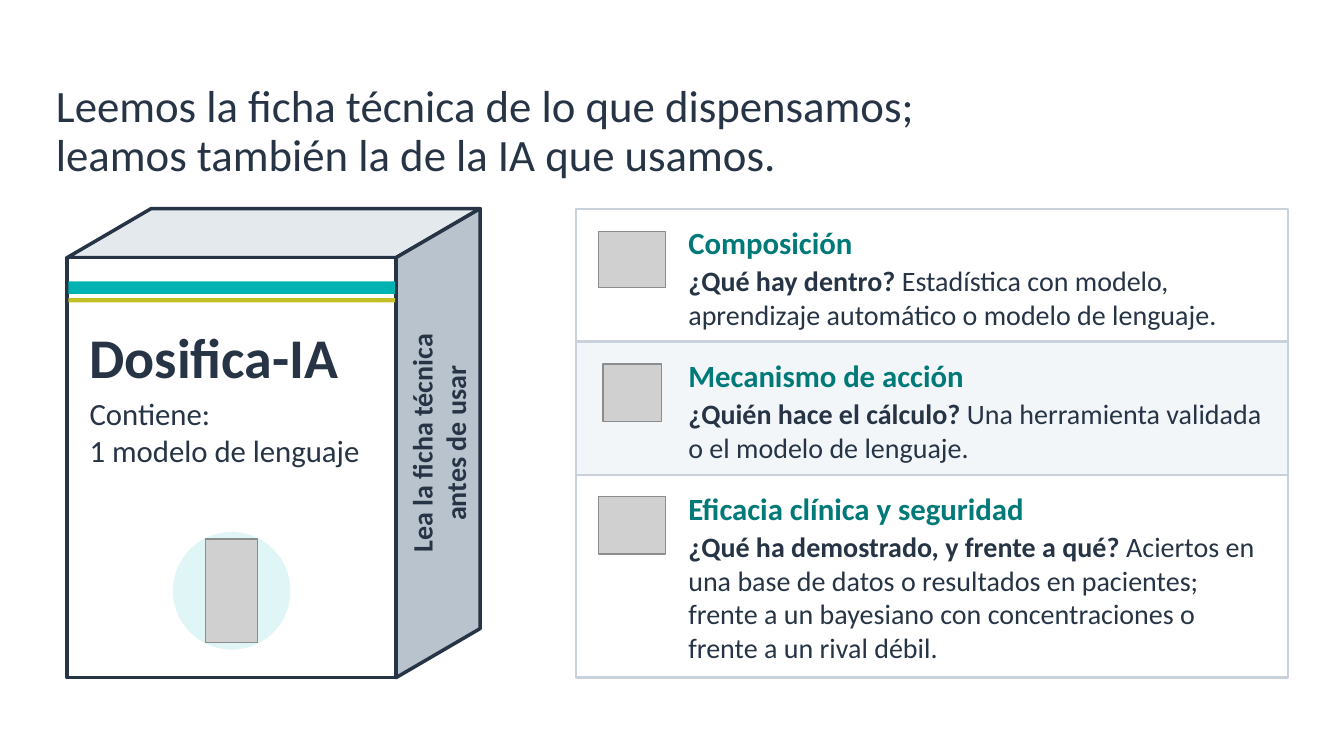
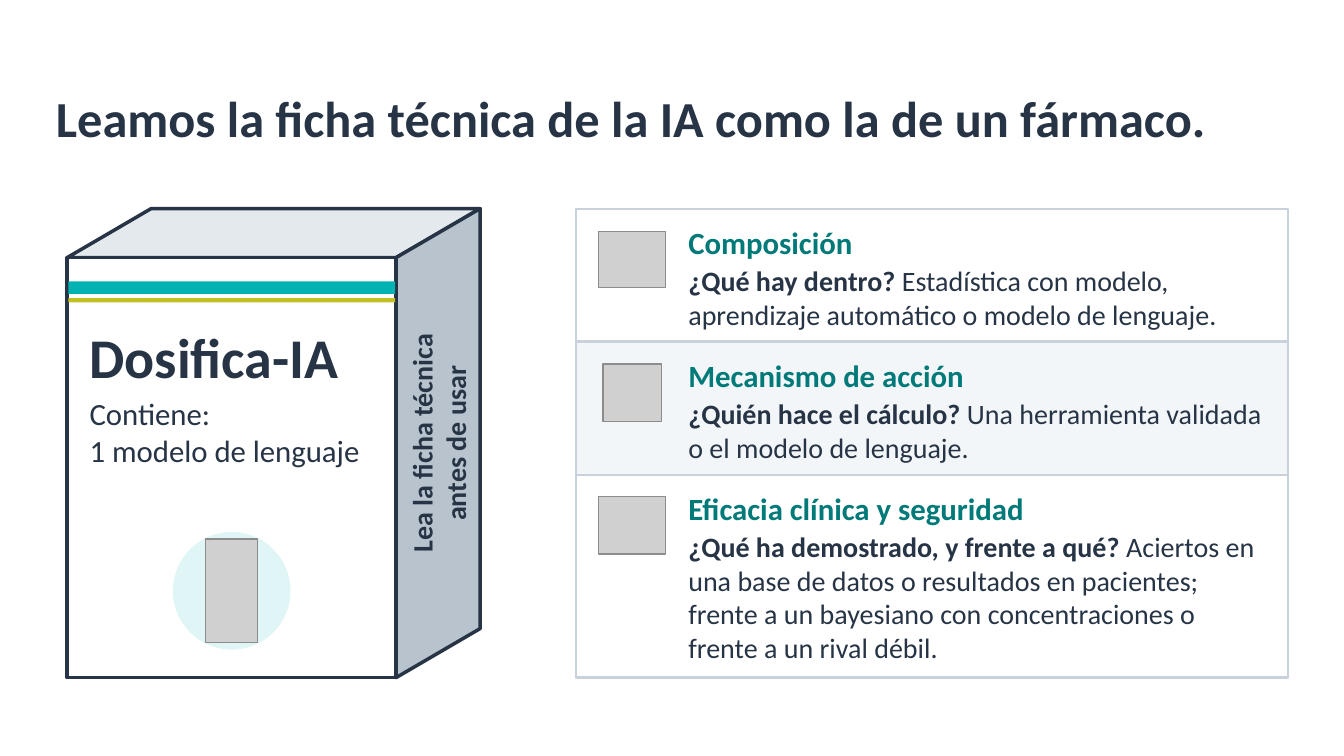
Before and after one commit to amonterodel/academic-pptx-skill, a slide deck: slide 8 of examples/sefh-71-ia-tdm/salida/ponencia-ia-tdm-montero.pptx. Drawn at 1344x756 pixels with LibreOffice and Linux fonts; fonts in the diff are those of the drawing; grey boxes stand for pictures; background and template pictures are left out. Boxes give left, top, right and bottom in pixels: in the first picture for what was removed or moved away, otherwise in the second. Text is boxed around its words. In the diff, an @@ line names an element or a change of style, - is before the commit and + after.

```diff
--- a/examples/sefh-71-ia-tdm/salida/ponencia-ia-tdm-montero.pptx
+++ b/examples/sefh-71-ia-tdm/salida/ponencia-ia-tdm-montero.pptx
@@ text "Leamos la ficha técnica de ..." at [56, 101, 1205, 138]: vertical alignment top to middle @@
@@ text at [56, 101, 1205, 138]: text changed; size 32 to 36 pt; bold on @@
-Leemos la ficha técnica de lo que dispensamos;
-leamos también la de la IA que usamos.
+Leamos la ficha técnica de la IA como la de un fármaco.
```
Also in this commit, not shown: 7 other slides changed, 4 other files.
